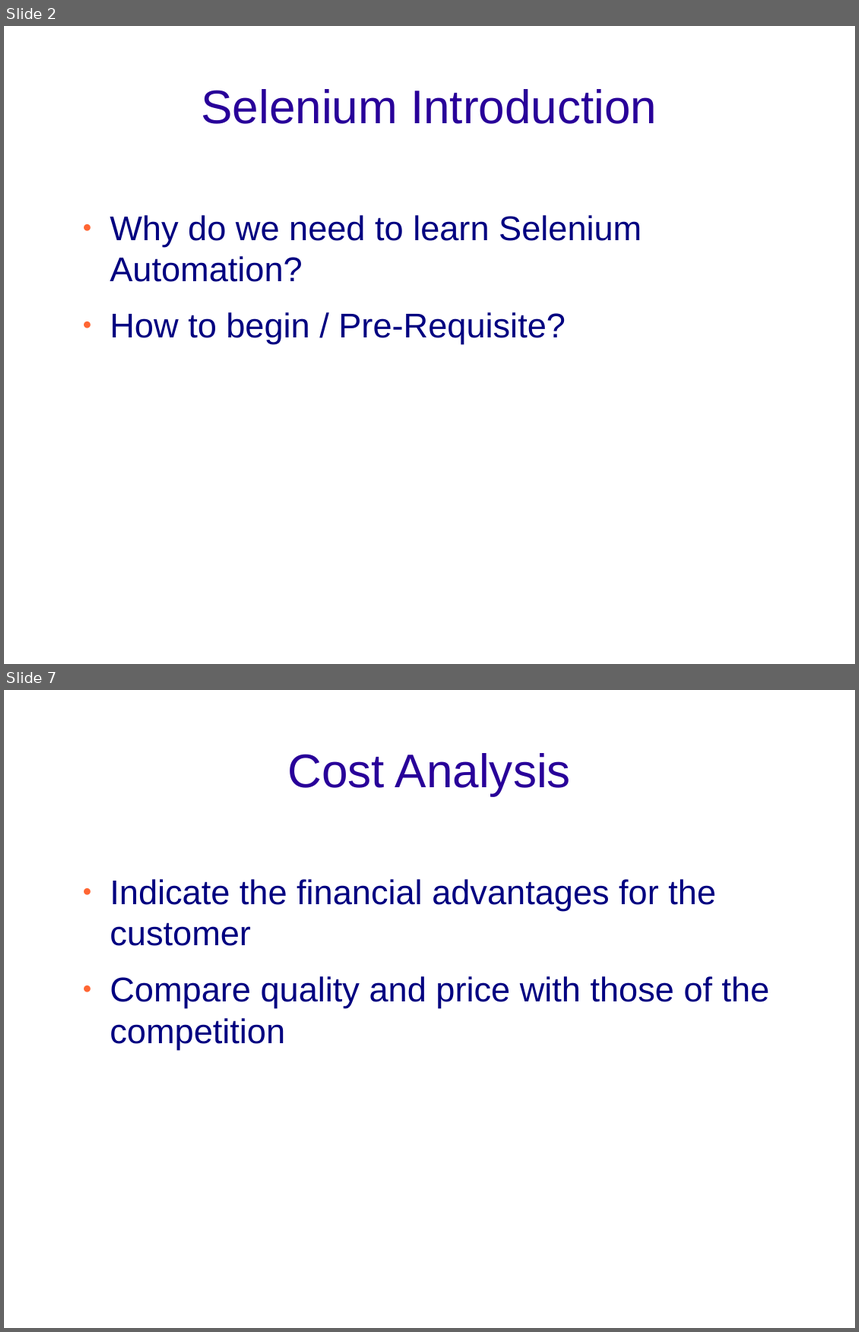
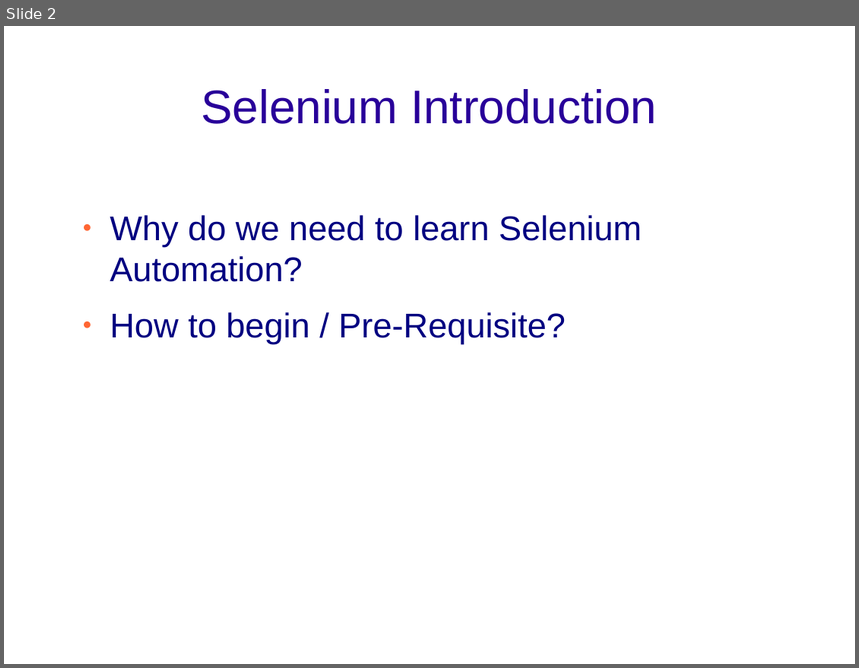
Before and after one commit to prashant-shetty27/JD, a slide deck: Prashant_Selenium_KT.odp. Shown one above the other, each under a label of ours: slides 2 and 7 before the commit, slide 2 after it; the slides between them are not shown. The pictures are 859x1332 and 859x668 pixels, drawn with LibreOffice and Linux fonts; fonts in the diff are those of the drawing; background and template pictures are left out. Boxes give left, top, right and bottom in pixels: in the first picture for what was removed or moved away, otherwise in the second. Text is boxed around its words. In the diff, an @@ line names an element or a change of style, - is before the commit and + after.

```diff
--- a/Prashant_Selenium_KT.odp
+++ b/Prashant_Selenium_KT.odp
@@ slide 7 removed at [4, 690, 855, 1328], background picture (left out) @@
@@ title removed at [287, 753, 571, 796] @@
-Cost Analysis
@@ text removed at [110, 879, 770, 1049] @@
-● Indicate the financial advantages for the customer
-● Compare quality and price with those of the competition
```
Also in this commit, not shown: 4 slides changed, 5 slides added, 3 other slides removed.
